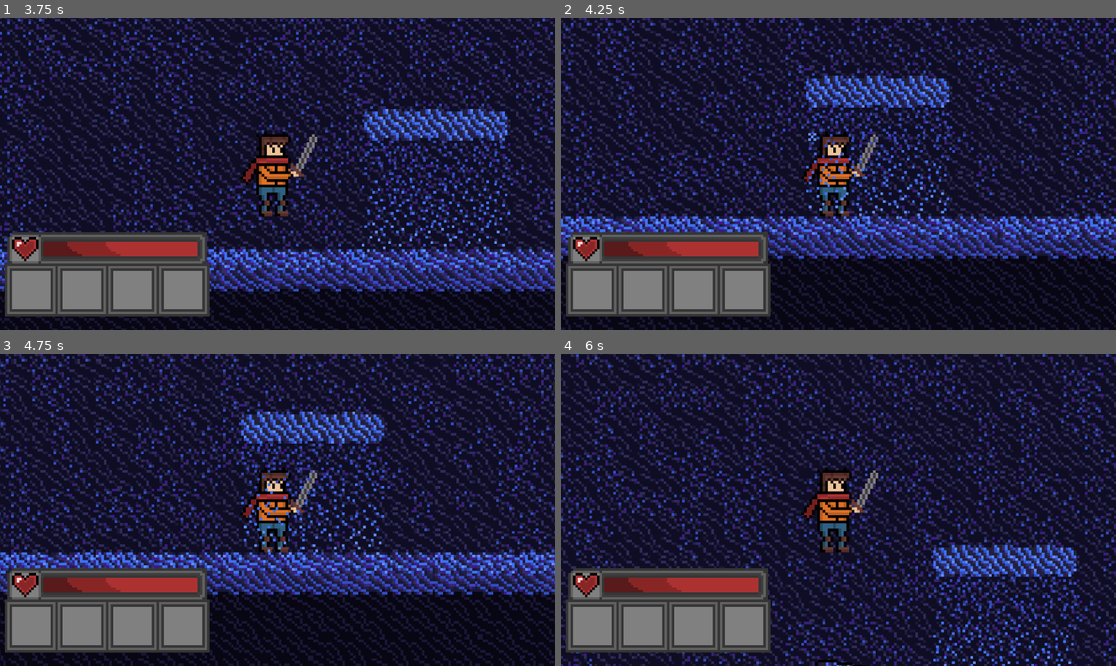
Above: before the commit, frames 1-4 (two rows, left to right).
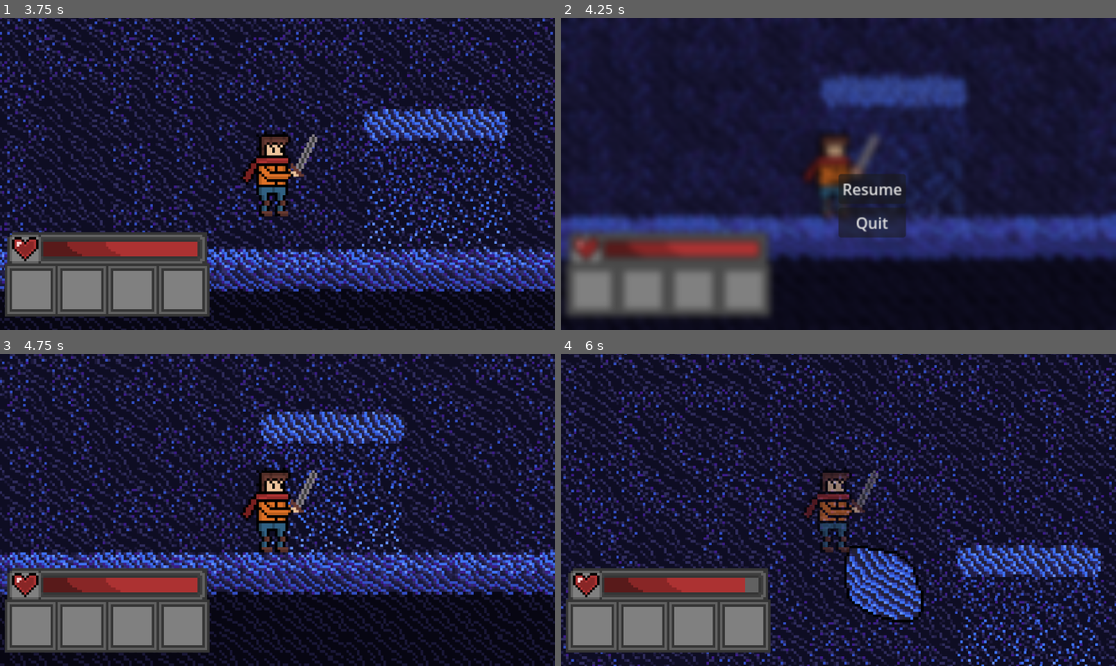
Above: after the commit, the same moments.

Repository: AlexanderVedernikov/Cease-the-Increase-GD
Game: Godot game, scene res://scenes/levels/level.tscn
Same seed, same stepped clock (60 frames per second), same inputs: the game is played once before the commit and once after it.
Inputs (mouse positions are in pixels of both pictures, inside the frame that each line leads up to):
- Up to frame 1 (3.75 s): tap Enter at 0.5 s; hold W (up) 0.53-1.28 s; hold D (right) 0.53-2.03 s; tap W (up) at 1.35, 1.52, 1.82, 2.85, 3.02, 3.32 s; hold A (left) 2.03-2.78 s; hold W (up) 2.03-2.78 s; hold D (right) from 2.78 s (still down); hold W (up) from 3.53 s (still down)
- Up to frame 2 (4.25 s): keep holding D (right); keep holding W (up); tap Escape (pause, bound only after the commit) at 4.15 s
- Up to frame 3 (4.75 s): release D (right) at 4.25 s; release W (up) at 4.25 s; click (310, 525) at 4.25 s, where only the run after the commit has a clickable "Resume"
- Up to frame 4 (6 s): hold A (left) 5.03-5.78 s; tap W (up) at 5.1, 5.27, 5.57 s; hold D (right) from 5.78 s (still down); hold W (up) from 5.78 s (still down)

Frame 1 is identical in both runs. In frame 2, 37% of the frame differs, in the area x 0-100%, y 0-100%; in frame 3, 35%; in frame 4, 39%.

Commit message:
Functioning Resume and Quit buttons

Diff:
--- a/project.godot
+++ b/project.godot
@@ -53,6 +53,11 @@
 , Object(InputEventKey,"resource_local_to_scene":false,"resource_name":"","device":-1,"window_id":0,"alt_pressed":false …(186 unchanged characters)…
 ]
 }
+pause={
+"deadzone": 0.5,
+"events": [Object(InputEventKey,"resource_local_to_scene":false,"resource_name":"","device":-1,"window_id":0,"alt_pressed":false,"shift_pressed":false,"ctrl_pressed":false,"meta_pressed":false,"pressed":false,"keycode":0,"physical_keycode":4194305,"key_label":0,"unicode":0,"location":0,"echo":false,"script":null)
+]
+}
 
 [rendering]
 
--- a/scenes/levels/level.tscn
+++ b/scenes/levels/level.tscn
@@ -1,7 +1,8 @@
-[gd_scene load_steps=36 format=4 uid="uid://dmqruxqy4wphp"]
+[gd_scene load_steps=39 format=4 uid="uid://dmqruxqy4wphp"]
 
 [ext_resource type="PackedScene" uid="uid://be0d04wub54bl" path="res://scenes/player/player.tscn" id="1_7di2c"]
 [ext_resource type="Script" path="res://scenes/levels/level.gd" id="1_bjmmn"]
+[ext_resource type="Script" path="res://scenes/levels/main.gd" id="1_qqncy"]
 [ext_resource type="Script" path="res://scenes/player/player.gd" id="2_f0x8y"]
 [ext_resource type="Texture2D" uid="uid://baoc7jyj26led" path="res://graphics/Level1WallsTileSet.png" id="3_7cmab"]
 [ext_resource type="Texture2D" uid="uid://cqexxso14ww0h" path="res://graphics/Level1BackgroundTileSet.png" id="4_o6evf"]
@@ -12,6 +13,7 @@
 [ext_resource type="PackedScene" uid="uid://didckde14ylej" path="res://scenes/levels/level_1_background_effects.tscn" id="8_oiqg5"]
 [ext_resource type="Texture2D" uid="uid://boq7weq2wduhi" path="res://graphics/TempUI_Bar.png" id="8_xgjxl"]
 [ext_resource type="AudioStream" uid="uid://ckl3fqpndf4vu" path="res://sounds/BackgroudMusic/Stepping_Stones_4-30-24(1).mp3" id="12_bt3c1"]
+[ext_resource type="Shader" path="res://scenes/levels/pauseblur.gdshader" id="14_tkol0"]
 
 [sub_resource type="TileSetAtlasSource" id="TileSetAtlasSource_6p76r"]
 resource_name = "Level1Walls"
@@ -255,9 +257,16 @@
 [sub_resource type="RectangleShape2D" id="RectangleShape2D_v06lq"]
 size = Vector2(270, 60.5)
 
+[sub_resource type="ShaderMaterial" id="ShaderMaterial_w1guv"]
+shader = ExtResource("14_tkol0")
+shader_parameter/amount = 3.0
+
 [node name="Main" type="Node2D"]
+process_mode = 3
+script = ExtResource("1_qqncy")
 
 [node name="Level" type="Node2D" parent="."]
+process_mode = 1
 script = ExtResource("1_bjmmn")
 
 [node name="Background" type="TileMapLayer" parent="Level"]
@@ -272,9 +281,6 @@
 tile_map_data = PackedByteArray("AAAAABcAAAAAAAMAAAABABcAAAAAAAIAAAACABcAAAAAAAAAAAADABcAAAAAAAMAAAAEABcAAAAAAAMAAAAFAB …(47792 unchanged characters)…
 tile_set = SubResource("TileSet_1x45u")
 
-[node name="Player" parent="Level" instance=ExtResource("1_7di2c")]
-script = ExtResource("2_f0x8y")
-
 [node name="Platform1" type="StaticBody2D" parent="Level"]
 position = Vector2(1414, 685)
 
@@ -299,14 +305,15 @@
 [node name="CollisionShape2D" type="CollisionShape2D" parent="Level/Platform2"]
 shape = SubResource("RectangleShape2D_v06lq")
 
-[node name="Boss1" parent="Level" instance=ExtResource("6_ujmq6")]
-position = Vector2(1958, 452)
-
 [node name="Level1BackgroundEffects" parent="Level" instance=ExtResource("8_oiqg5")]
 
-[node name="CanvasLayer" type="CanvasLayer" parent="Level"]
-
-[node name="TextureProgressBar" type="TextureProgressBar" parent="Level/CanvasLayer" node_paths=PackedStringArray("player")]
+[node name="BackgroundMusic" type="AudioStreamPlayer" parent="Level"]
+stream = ExtResource("12_bt3c1")
+autoplay = true
+
+[node name="HUDCanvasLayer" type="CanvasLayer" parent="."]
+
+[node name="TextureProgressBar" type="TextureProgressBar" parent="HUDCanvasLayer" node_paths=PackedStringArray("player")]
 anchors_preset = 2
 anchor_top = 1.0
 anchor_bottom = 1.0
@@ -322,13 +329,68 @@
 script = ExtResource("7_bcgui")
 player = NodePath("../../Player")
 
-[node name="Control" type="Control" parent="Level/CanvasLayer"]
+[node name="Control" type="Control" parent="HUDCanvasLayer"]
 layout_mode = 3
 anchors_preset = 2
 anchor_top = 1.0
 anchor_bottom = 1.0
 grow_vertical = 0
 
-[node name="BackgroundMusic" type="AudioStreamPlayer" parent="Level"]
-stream = ExtResource("12_bt3c1")
-autoplay = true
+[node name="Boss1" parent="." instance=ExtResource("6_ujmq6")]
+process_mode = 1
+position = Vector2(1958, 452)
+rotation = 3.14159
+scale = Vector2(1, -1)
+
+[node name="Player" parent="." instance=ExtResource("1_7di2c")]
+process_mode = 1
+script = ExtResource("2_f0x8y")
+
+[node name="PauseCanvasLayer" type="CanvasLayer" parent="."]
+
+[node name="PauseMenu" type="Control" parent="PauseCanvasLayer"]
+process_mode = 3
+visible = false
+layout_mode = 3
+anchors_preset = 8
+anchor_left = 0.5
+anchor_top = 0.5
+anchor_right = 0.5
+anchor_bottom = 0.5
+grow_horizontal = 2
+grow_vertical = 2
+scale = Vector2(2, 2)
+
+[node name="ColorRect" type="ColorRect" parent="PauseCanvasLayer/PauseMenu"]
+material = SubResource("ShaderMaterial_w1guv")
+layout_mode = 0
+offset_left = -1986.0
+offset_top = -1981.0
+offset_right = 4140.0
+offset_bottom = 1856.0
+
+[node name="MarginContainer" type="MarginContainer" parent="PauseCanvasLayer/PauseMenu"]
+layout_mode = 1
+anchors_preset = 8
+anchor_left = 0.5
+anchor_top = 0.5
+anchor_right = 0.5
+anchor_bottom = 0.5
+offset_right = 70.0
+offset_bottom = 66.0
+grow_horizontal = 2
+grow_vertical = 2
+
+[node name="VBoxContainer" type="VBoxContainer" parent="PauseCanvasLayer/PauseMenu/MarginContainer"]
+layout_mode = 2
+
+[node name="Resume" type="Button" parent="PauseCanvasLayer/PauseMenu/MarginContainer/VBoxContainer"]
+layout_mode = 2
+text = "Resume"
+
+[node name="Quit" type="Button" parent="PauseCanvasLayer/PauseMenu/MarginContainer/VBoxContainer"]
+layout_mode = 2
+text = "Quit"
+
+[connection signal="pressed" from="PauseCanvasLayer/PauseMenu/MarginContainer/VBoxContainer/Resume" to="." method="_on_resume_pressed"]
+[connection signal="pressed" from="PauseCanvasLayer/PauseMenu/MarginContainer/VBoxContainer/Quit" to="." method="_on_quit_pressed"]
--- /dev/null
+++ b/scenes/levels/main.gd
@@ -0,0 +1,34 @@
+extends Node2D
+
+@onready var pause_menu = $PauseCanvasLayer/PauseMenu
+var paused = false
+
+# Called when the node enters the scene tree for the first time.
+func _ready():
+	pass # Replace with function body.
+
+
+# Called every frame. 'delta' is the elapsed time since the previous frame.
+func _process(delta):
+	if Input.is_action_just_pressed("pause"):
+		pauseMenu()
+
+
+func pauseMenu():
+	paused = not paused
+	if paused:
+		pause_menu.show()
+		get_tree().paused = true
+	else:
+		pause_menu.hide()
+		get_tree().paused = false
+
+
+
+func _on_resume_pressed():
+	pause_menu.hide()
+	get_tree().paused = false
+
+
+func _on_quit_pressed():
+	get_tree().quit()
--- /dev/null
+++ b/scenes/levels/pauseblur.gdshader
@@ -0,0 +1,18 @@
+shader_type canvas_item;
+
+uniform sampler2D screen_texture : hint_screen_texture, filter_linear_mipmap;
+uniform float amount: hint_range(0.0, 5.0);
+
+void vertex() {
+	// Called for every vertex the material is visible on.
+}
+
+void fragment() {
+	vec4 color = textureLod(screen_texture, SCREEN_UV, amount);
+	COLOR = color;
+}
+
+//void light() {
+	// Called for every pixel for every light affecting the CanvasItem.
+	// Uncomment to replace the default light processing function with this one.
+//}
--- a/scenes/player/player.gd
+++ b/scenes/player/player.gd
@@ -70,7 +70,7 @@
 func takeDamage(damage):
 	if not is_invincible:
 		is_invincible = true
-		modulate = (Color(1,1,1,0.8))
+		modulate = (Color(1,1,1,0.6))
 		health -= damage
 		health_changed.emit()
 		var timer = Timer.new()
